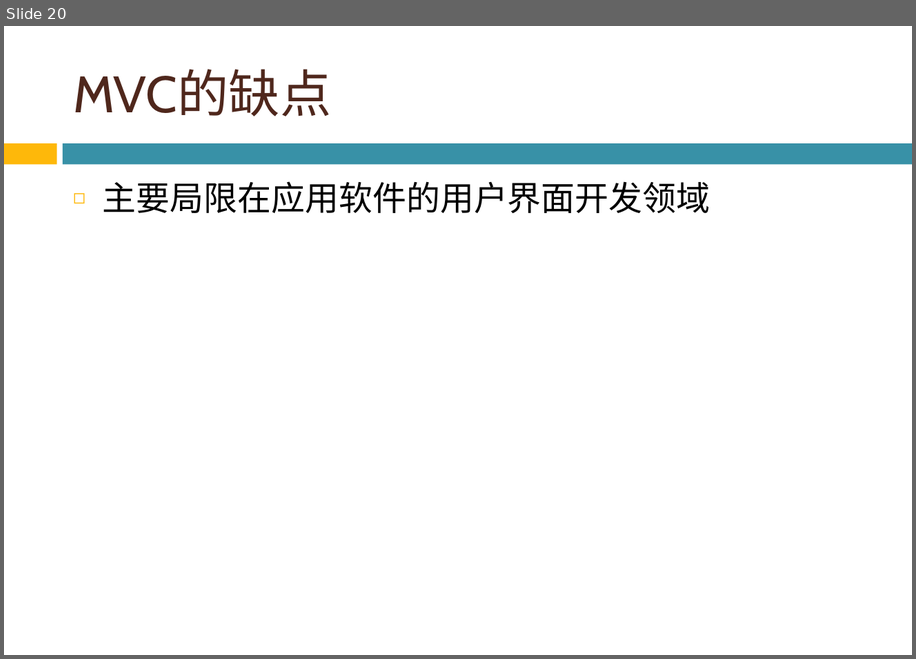
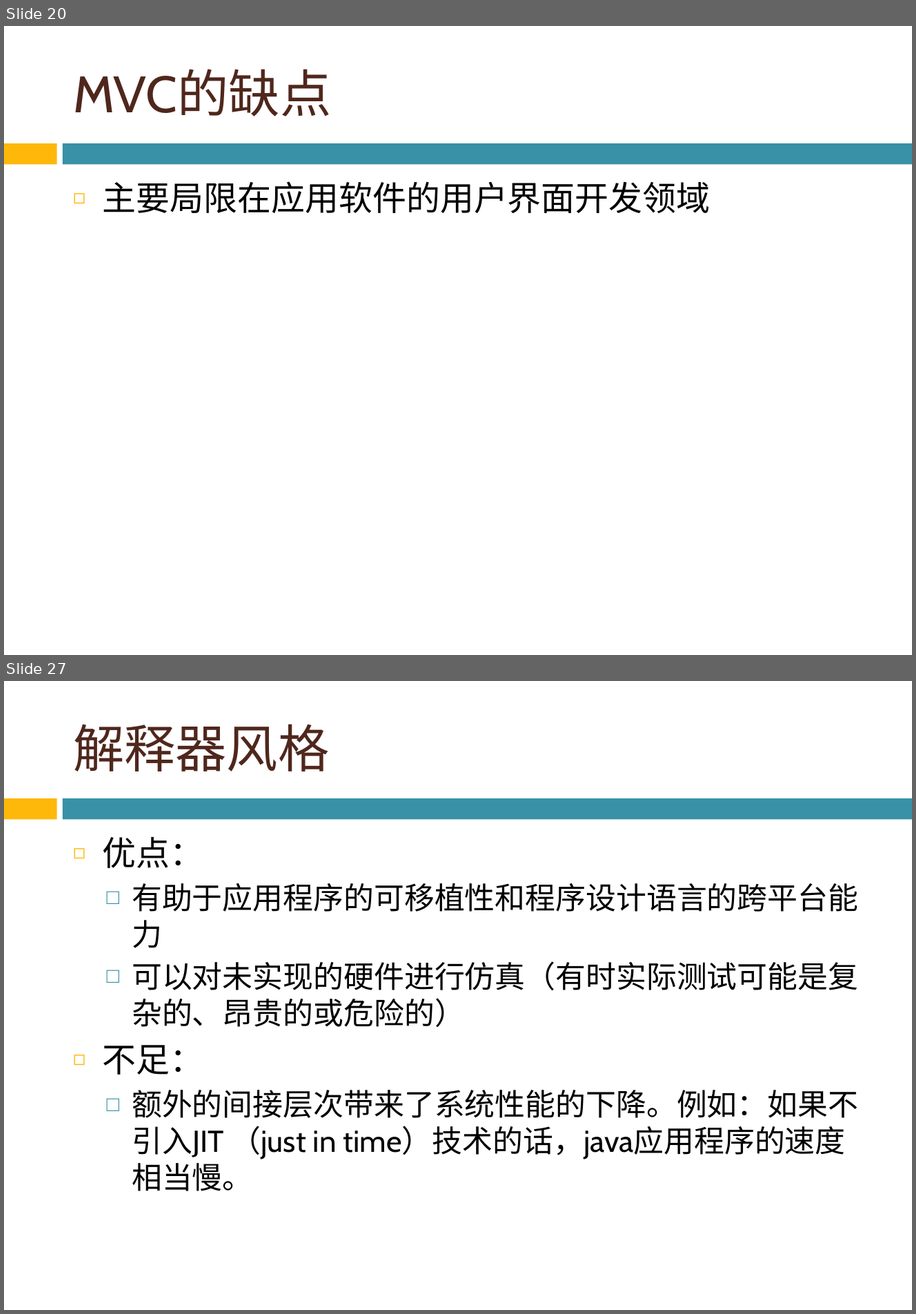
Before and after one commit to bonkboykz/jz81.github.io, a slide deck: course/smt/LectureNotes/(Spring2016)Lecture5.pptx. Shown one above the other, each under a label of ours: slide 20 before the commit, slides 20 and 27 after it; the slides between them are not shown. The pictures are 916x659 and 916x1314 pixels, drawn with LibreOffice and Linux fonts; fonts in the diff are those of the drawing; background and template pictures are left out. Boxes give left, top, right and bottom in pixels: in the first picture for what was removed or moved away, otherwise in the second. Text is boxed around its words. In the diff, an @@ line names an element or a change of style, - is before the commit and + after.

```diff
--- a/course/smt/LectureNotes/(Spring2016)Lecture5.pptx
+++ b/course/smt/LectureNotes/(Spring2016)Lecture5.pptx
@@ slide 27 added at box(4, 681, 912, 1310), background picture (left out); not listed: 2 template elements that a slide beside it also shows @@
@@ title added at box(73, 724, 329, 771), 44 pt, text #4F271C @@
+解释器风格
@@ text added at box(103, 837, 858, 1191), 26 pt, text #000000 @@
+◻ 优点：
+  □ 有助于应用程序的可移植性和程序设计语言的跨平台能力
+  □ 可以对未实现的硬件进行仿真（有时实际测试可能是复杂的、昂贵的或危险的）
+◻ 不足：
+  □ 额外的间接层次带来了系统性能的下降。例如：如果不引入JIT （just in time）技术的话，java应用程序的速度相当慢。
```
Also in this commit, not shown: 25 other slides added, 2 other files.
